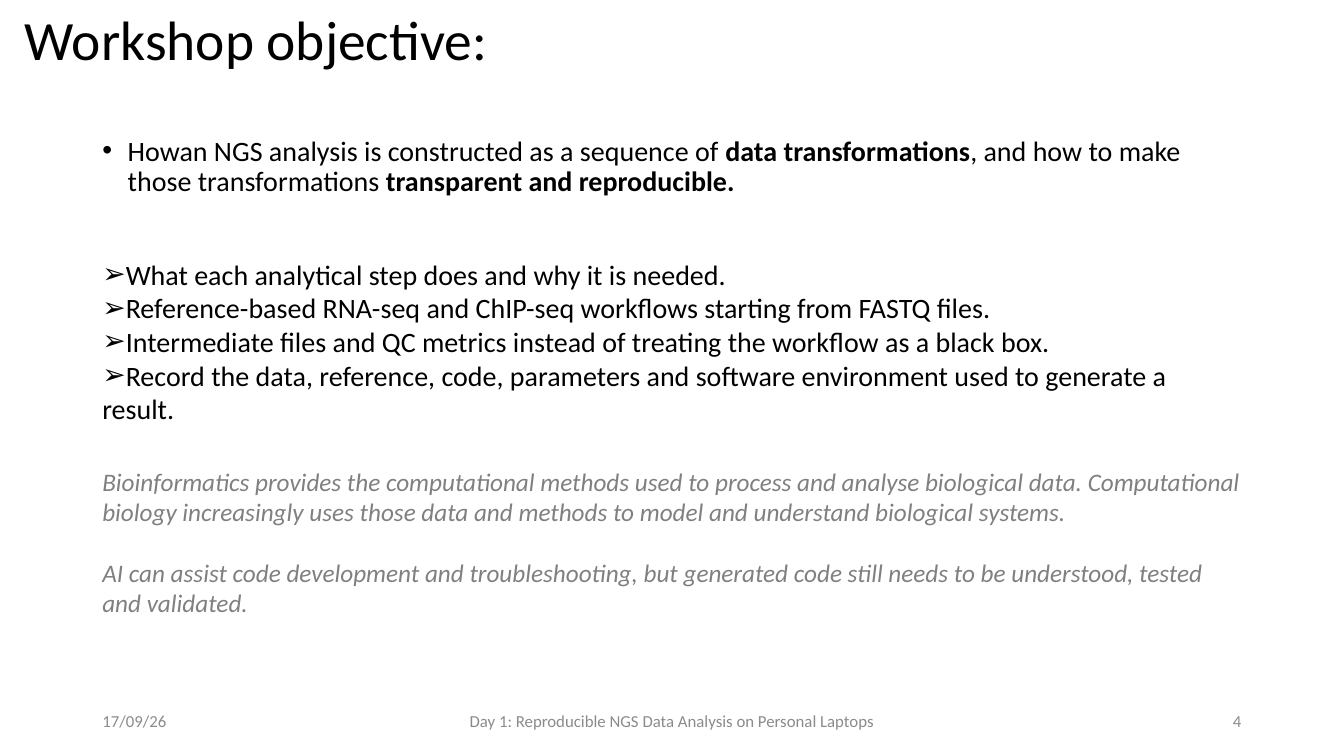
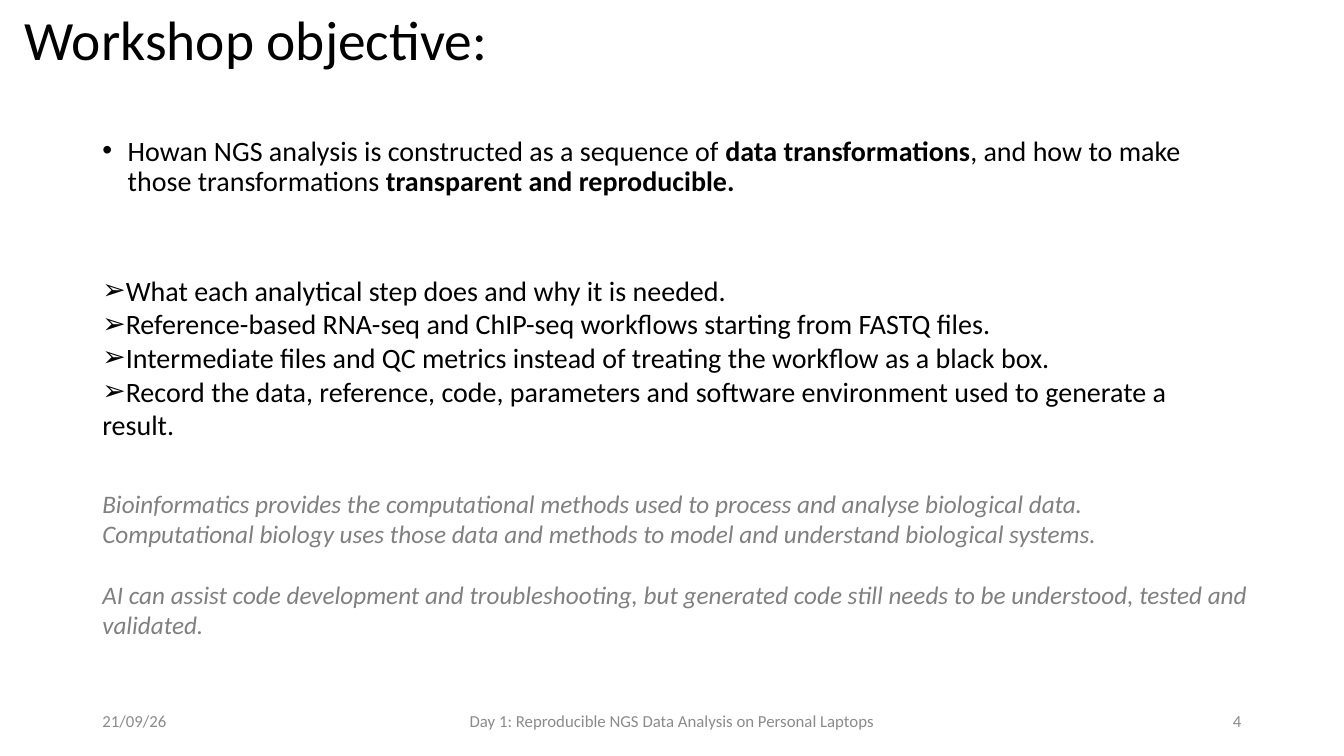
Before and after one commit to fgualdr/reproducible-ngs-workshop, a slide deck: slide 5 of power_point/Day1.pptx. Drawn at 1344x756 pixels with LibreOffice and Linux fonts; fonts in the diff are those of the drawing. Boxes give left, top, right and bottom in pixels: in the first picture for what was removed or moved away, otherwise in the second. Text is boxed around its words. In the diff, an @@ line names an element or a change of style, - is before the commit and + after.

```diff
--- a/power_point/Day1.pptx
+++ b/power_point/Day1.pptx
@@ text "What each analytical step does ...": place and size @@
-text "What each analytical step does ..." at box(126, 265, 1166, 391)
+text "What each analytical step does ..." at box(126, 281, 1166, 407)
@@ text "Bioinformatics provides the computational methods ...": place and size @@
-text "Bioinformatics provides the computational methods ..." at box(102, 473, 1240, 612)
+text "Bioinformatics provides the computational methods ..." at box(102, 495, 1247, 608)
@@ text at box(102, 495, 1095, 547): text changed @@
-Bioinformatics provides the computational methods used to process and analyse biological data. Computational biology increasingly uses those data and methods to model and understand biological systems.
+Bioinformatics provides the computational methods used to process and analyse biological data.
+Computational biology uses those data and methods to model and understand biological systems.
@@ text at box(102, 715, 166, 728): text changed @@
-17/09/26
+21/09/26
```
Also in this commit, not shown: 35 other slides changed, 1 slide added, 10 other files.
